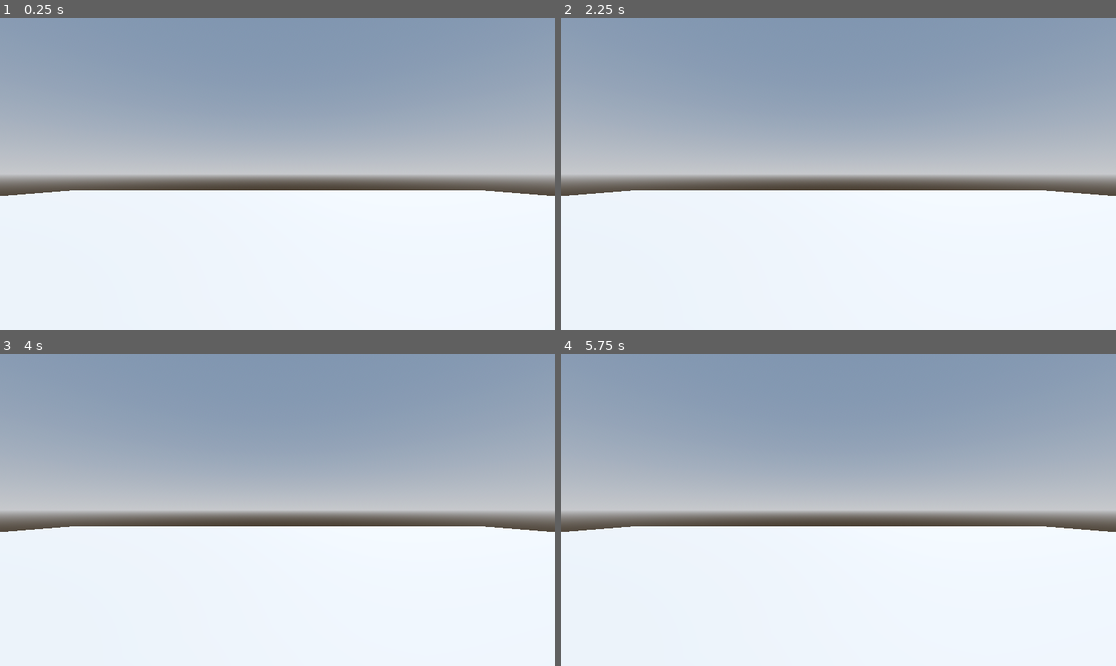
Above: before the commit, frames 1-4 (two rows, left to right).
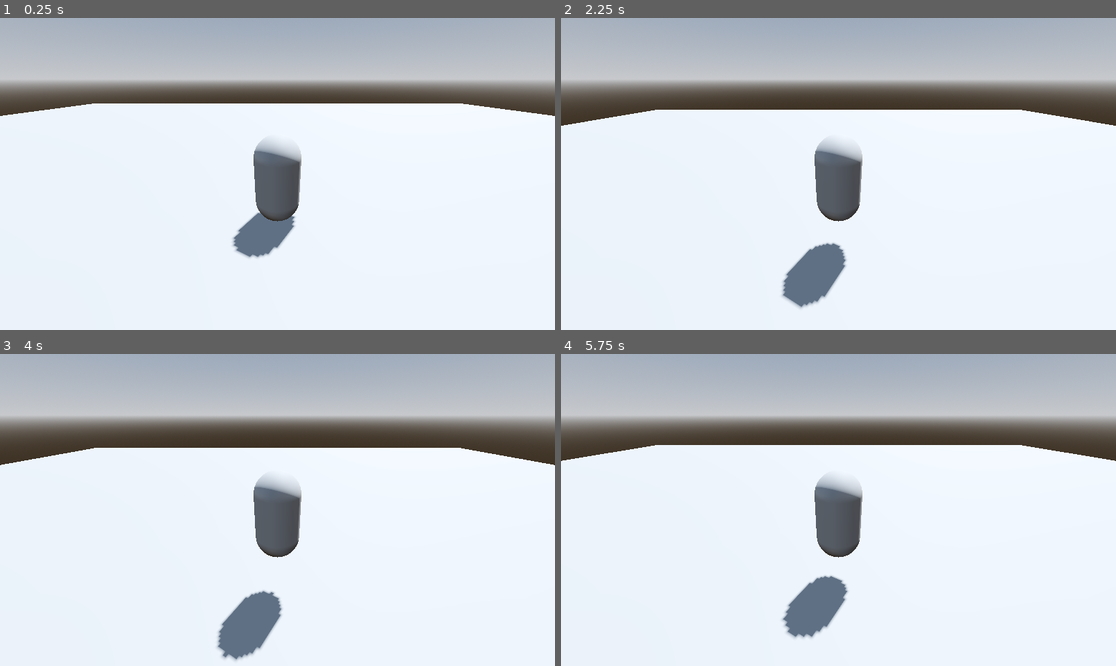
Above: after the commit, the same moments.

Repository: Esternit/3D-RPG
Game: Godot game, scene res://Levels/level.tscn
Same seed, same stepped clock (60 frames per second), same inputs: the game is played once before the commit and once after it.
Inputs:
- Up to frame 1 (0.25 s): no input
- Up to frame 2 (2.25 s): tap Enter at 0.5 s; tap Space at 2 s
- Up to frame 3 (4 s): tap Enter at 3.5 s
- Up to frame 4 (5.75 s): tap Space at 5 s

The runs differ from the first frame. In frame 1, 57% of the frame differs, in the area x 0-100%, y 0-78%; in frame 2, 57%; in frame 3, 57%, in the area x 0-100%, y 0-99%; in frame 4, 57%.

Commit message:
+ player

Diff:
--- a/Levels/level.tscn
+++ b/Levels/level.tscn
@@ -1,4 +1,6 @@
-[gd_scene load_steps=4 format=3 uid="uid://bwbyte0dxbow4"]
+[gd_scene load_steps=5 format=3 uid="uid://bwbyte0dxbow4"]
+
+[ext_resource type="PackedScene" uid="uid://bcvibqcskau4i" path="res://Player/player.tscn" id="1_sw533"]
 
 [sub_resource type="ProceduralSkyMaterial" id="ProceduralSkyMaterial_yhvos"]
 sky_horizon_color = Color(0.64625, 0.65575, 0.67075, 1)
@@ -22,9 +24,10 @@
 transform = Transform3D(-0.866025, -0.433013, 0.25, 0, 0.5, 0.866025, -0.5, 0.75, -0.433013, 0, 0, 0)
 shadow_enabled = true
 
-[node name="Camera3D" type="Camera3D" parent="."]
-transform = Transform3D(1, 0, 0, 0, 1, 0, 0, 0, 1, 0, 2, 0)
-
 [node name="CSGBox3D" type="CSGBox3D" parent="."]
 transform = Transform3D(1, 0, 0, 0, 1, 0, 0, 0, 1, 0, -0.5, 0)
+use_collision = true
 size = Vector3(50, 1, 50)
+
+[node name="Player" parent="." instance=ExtResource("1_sw533")]
+transform = Transform3D(1, 0, 0, 0, 1, 0, 0, 0, 1, 0, 1, 0)
--- /dev/null
+++ b/Player/player.tscn
@@ -0,0 +1,51 @@
+[gd_scene load_steps=4 format=3 uid="uid://bcvibqcskau4i"]
+
+[sub_resource type="GDScript" id="GDScript_jxivo"]
+script/source = "extends CharacterBody3D
+
+
+const SPEED = 5.0
+const JUMP_VELOCITY = 4.5
+
+# Get the gravity from the project settings to be synced with RigidBody nodes.
+var gravity = ProjectSettings.get_setting(\"physics/3d/default_gravity\")
+
+
+func _physics_process(delta):
+	# Add the gravity.
+	if not is_on_floor():
+		velocity.y -= gravity * delta
+
+	# Handle jump.
+	if Input.is_action_just_pressed(\"ui_accept\") and is_on_floor():
+		velocity.y = JUMP_VELOCITY
+
+	# Get the input direction and handle the movement/deceleration.
+	# As good practice, you should replace UI actions with custom gameplay actions.
+	var input_dir = Input.get_vector(\"move_left\", \"move_right\", \"move_forward\", \"move_back\")
+	var direction = (transform.basis * Vector3(input_dir.x, 0, input_dir.y)).normalized()
+	if direction:
+		velocity.x = direction.x * SPEED
+		velocity.z = direction.z * SPEED
+	else:
+		velocity.x = move_toward(velocity.x, 0, SPEED)
+		velocity.z = move_toward(velocity.z, 0, SPEED)
+
+	move_and_slide()
+"
+
+[sub_resource type="CapsuleShape3D" id="CapsuleShape3D_vq3gg"]
+
+[sub_resource type="CapsuleMesh" id="CapsuleMesh_6ugdm"]
+
+[node name="Player" type="CharacterBody3D"]
+script = SubResource("GDScript_jxivo")
+
+[node name="CollisionShape3D" type="CollisionShape3D" parent="."]
+shape = SubResource("CapsuleShape3D_vq3gg")
+
+[node name="MeshInstance3D" type="MeshInstance3D" parent="."]
+mesh = SubResource("CapsuleMesh_6ugdm")
+
+[node name="Camera3D" type="Camera3D" parent="."]
+transform = Transform3D(1, 0, 0, 0, 0.906308, 0.422618, 0, -0.422618, 0.906308, 0, 2, 4)
--- a/project.godot
+++ b/project.godot
@@ -14,3 +14,26 @@
 run/main_scene="res://Levels/level.tscn"
 config/features=PackedStringArray("4.2", "Forward Plus")
 config/icon="res://icon.svg"
+
+[input]
+
+move_forward={
+"deadzone": 0.5,
+"events": [Object(InputEventKey,"resource_local_to_scene":false,"resource_name":"","device":-1,"window_id":0,"alt_pressed":false,"shift_pressed":false,"ctrl_pressed":false,"meta_pressed":false,"pressed":false,"keycode":0,"physical_keycode":87,"key_label":0,"unicode":119,"echo":false,"script":null)
+]
+}
+move_back={
+"deadzone": 0.5,
+"events": [Object(InputEventKey,"resource_local_to_scene":false,"resource_name":"","device":-1,"window_id":0,"alt_pressed":false,"shift_pressed":false,"ctrl_pressed":false,"meta_pressed":false,"pressed":false,"keycode":0,"physical_keycode":83,"key_label":0,"unicode":115,"echo":false,"script":null)
+]
+}
+move_right={
+"deadzone": 0.5,
+"events": [Object(InputEventKey,"resource_local_to_scene":false,"resource_name":"","device":-1,"window_id":0,"alt_pressed":false,"shift_pressed":false,"ctrl_pressed":false,"meta_pressed":false,"pressed":false,"keycode":0,"physical_keycode":68,"key_label":0,"unicode":100,"echo":false,"script":null)
+]
+}
+move_left={
+"deadzone": 0.5,
+"events": [Object(InputEventKey,"resource_local_to_scene":false,"resource_name":"","device":-1,"window_id":0,"alt_pressed":false,"shift_pressed":false,"ctrl_pressed":false,"meta_pressed":false,"pressed":false,"keycode":0,"physical_keycode":65,"key_label":0,"unicode":97,"echo":false,"script":null)
+]
+}
